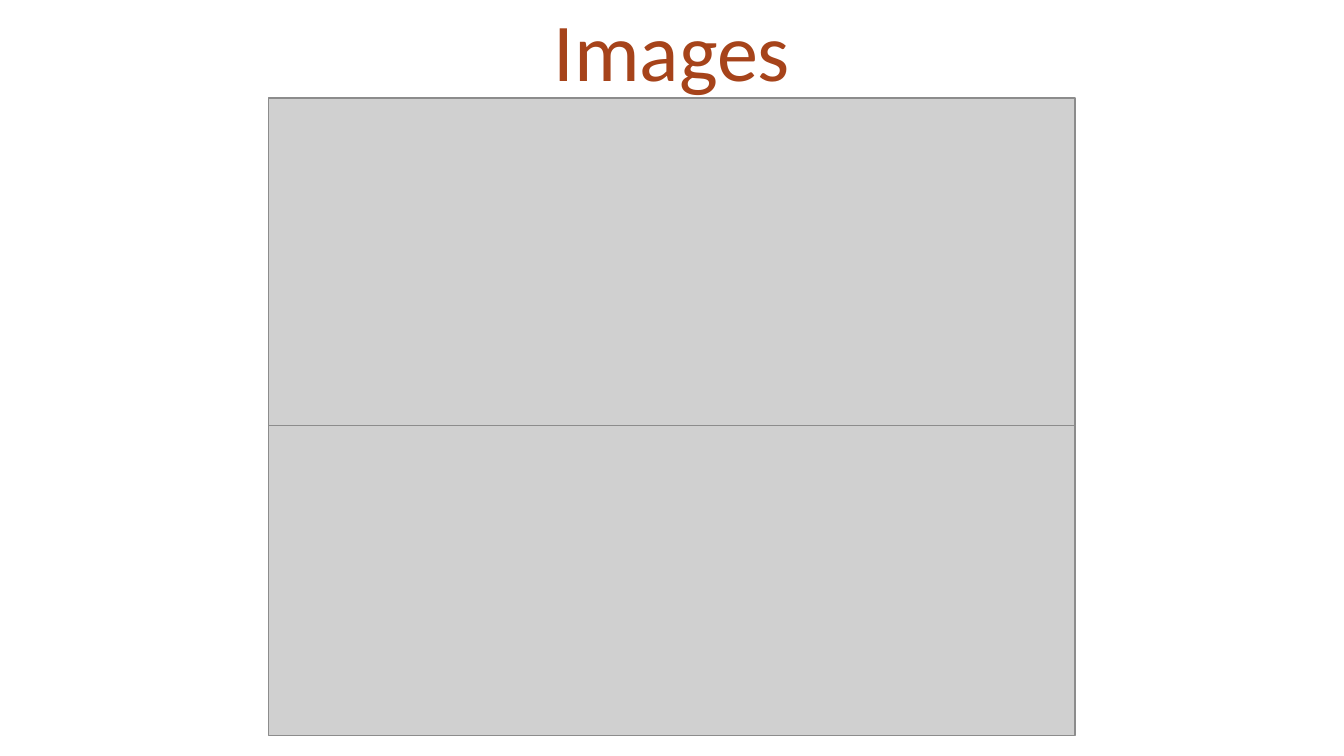
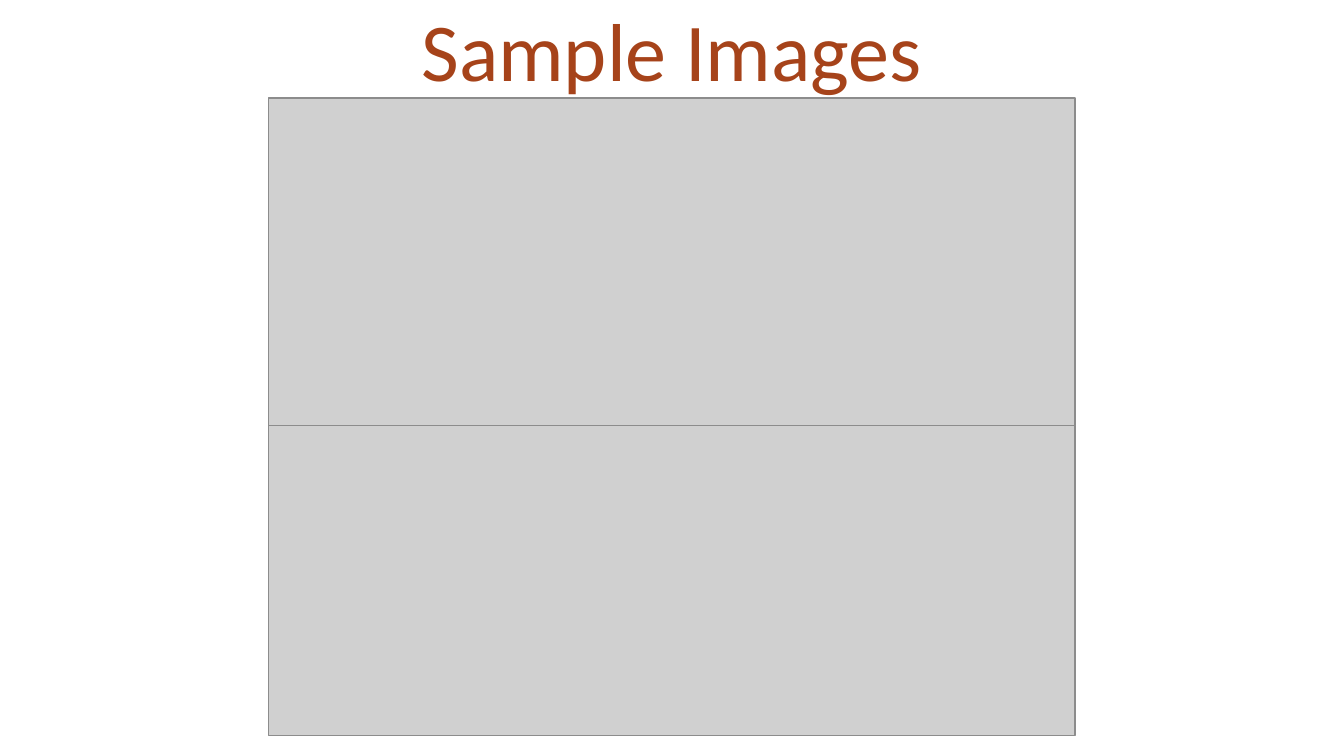
Before and after one commit to vaibhagarwal/Projects, a slide deck: slide 4 of Image_Classifcation_keras/Malaria_prediction_Presentation.pptx. Drawn at 1344x756 pixels with LibreOffice and Linux fonts; fonts in the diff are those of the drawing; grey boxes stand for pictures. Boxes give left, top, right and bottom in pixels: in the first picture for what was removed or moved away, otherwise in the second. Text is boxed around its words. In the diff, an @@ line names an element or a change of style, - is before the commit and + after.

```diff
--- a/Image_Classifcation_keras/Malaria_prediction_Presentation.pptx
+++ b/Image_Classifcation_keras/Malaria_prediction_Presentation.pptx
@@ title at (421, 24, 921, 101): text changed @@
-Images
+Sample Images
```
Also in this commit, not shown: 2 other slides changed.
